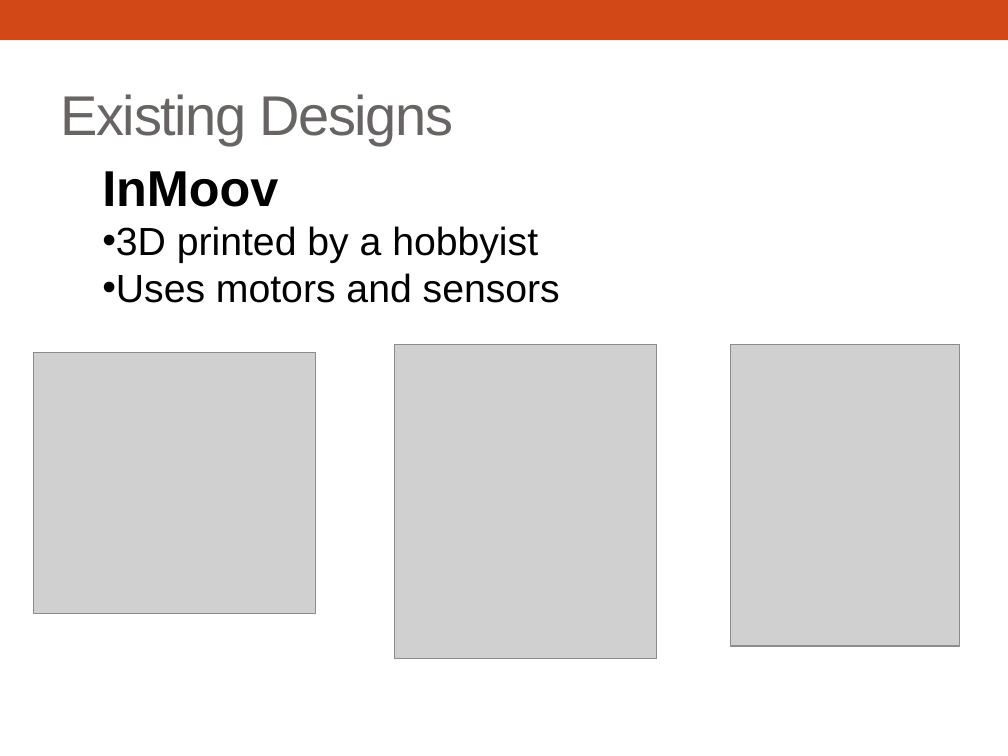
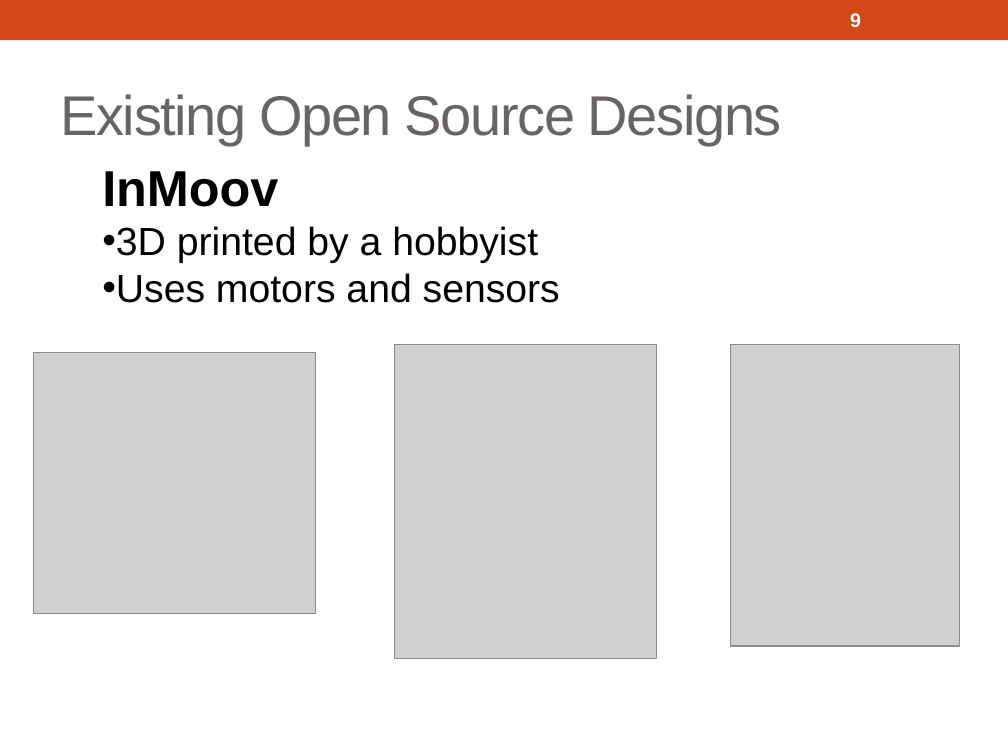
Before and after one commit to 3D-Printed-Granular-Jamming-Hand/3d-printed-granular-jamming-hand, a slide deck: slide 9 of ProgressReports/Presentation 1 Segments/3d-Printed Granular Jamming Hand.pptx (slide 7 before the commit). Drawn at 1008x756 pixels with LibreOffice and Linux fonts; fonts in the diff are those of the drawing; grey boxes stand for pictures. Boxes give left, top, right and bottom in pixels: in the first picture for what was removed or moved away, otherwise in the second. Text is boxed around its words. In the diff, an @@ line names an element or a change of style, - is before the commit and + after.

```diff
--- a/ProgressReports/Presentation 1 Segments/3d-Printed Granular Jamming Hand.pptx
+++ b/ProgressReports/Presentation 1 Segments/3d-Printed Granular Jamming Hand.pptx
@@ page number added at [850,13,861,27], 14 pt, text #FFFFFF, bold @@
+9
@@ title at [60,94,782,145]: text changed @@
-Existing Designs
+Existing Open Source Designs
```
Also in this commit, not shown: 29 other slides changed, 6 slides added, 1 slide removed, 1 other file.
